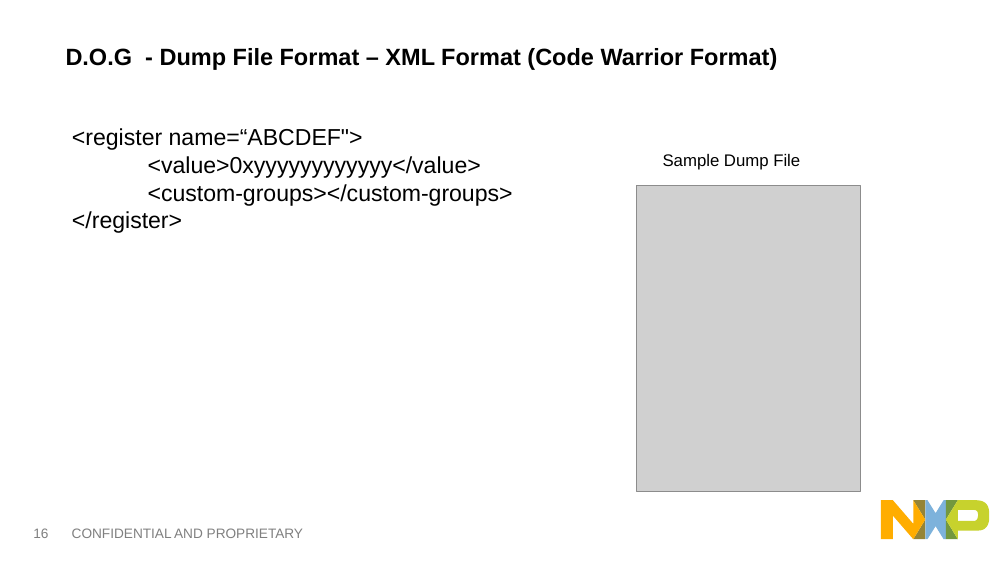
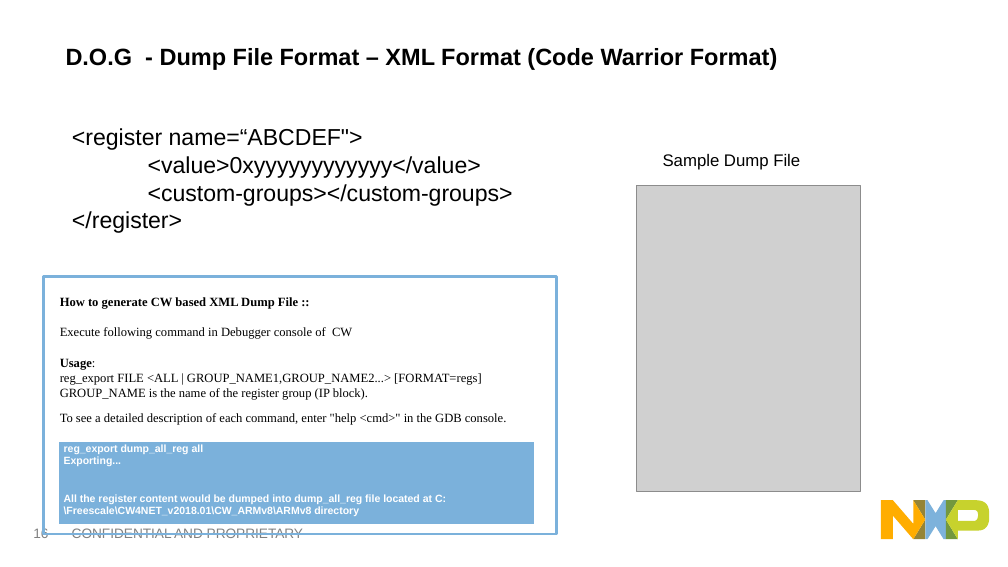
Before and after one commit to softwaresunleashed/dog, a slide deck: slide 17 of demo_artifacts/DOG-DebugOnGo.pptx. Drawn at 1008x567 pixels with LibreOffice and Linux fonts; fonts in the diff are those of the drawing; grey boxes stand for pictures. Boxes give left, top, right and bottom in pixels: in the first picture for what was removed or moved away, otherwise in the second. Text is boxed around its words. In the diff, an @@ line names an element or a change of style, - is before the commit and + after.

Commit message:
DOG PPT updated with Command to generate CW based XML format dump.

```diff
--- a/demo_artifacts/DOG-DebugOnGo.pptx
+++ b/demo_artifacts/DOG-DebugOnGo.pptx
@@ rectangle added at [43,277,556,534], outline #7BB1DB 2.5 pt @@
@@ text added at [60,297,507,425], 12 pt, text #000000 @@
+How to generate CW based XML Dump File ::
+Execute following command in Debugger console of CW
+Usage:
+reg_export FILE <ALL | GROUP_NAME1,GROUP_NAME2...> [FORMAT=regs]
+GROUP_NAME is the name of the register group (IP block).
+To see a detailed description of each command, enter "help <cmd>" in the GDB console.
@@ table added at [58,442,535,526], 1 rows, 1 columns @@
+reg_export dump_all_reg all / Exporting... / All the register content would be dumped into dump_all_reg file located at C:\Freescale\CW4NET_v2018.01\CW_ARMv8\ARMv8 directory
```
